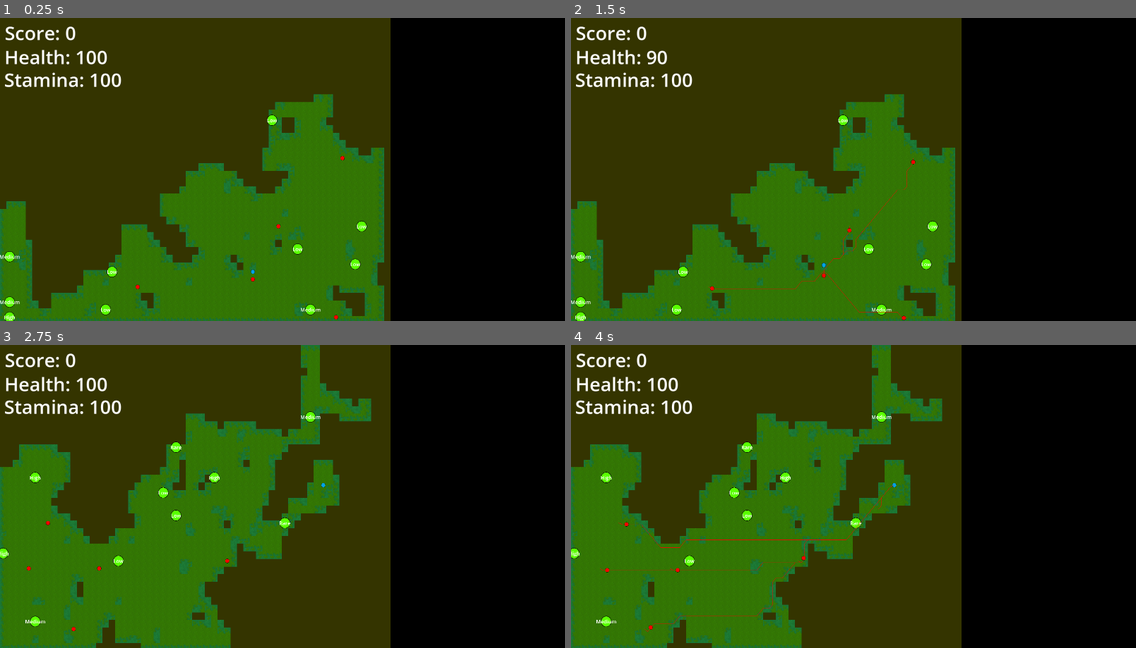
Above: before the commit, frames 1-4 (two rows, left to right).
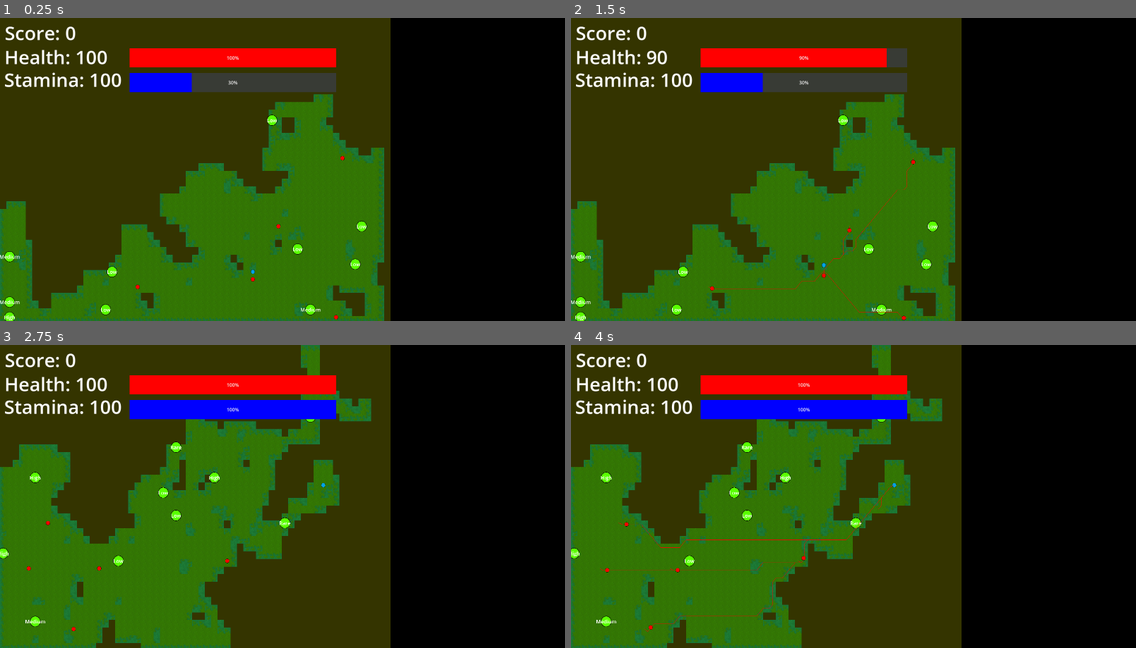
Above: after the commit, the same moments.

Repository: jameshi16/neuro-game-jam
Game: Godot game, scene res://main.tscn
The game is run twice, just before and just after one commit, with the same random seed, the same clock (stepped at 60 frames per second) and the same inputs.
Inputs:
- Up to frame 1 (0.25 s): no input
- Up to frame 2 (1.5 s): tap Enter at 0.5 s; hold D (move_right) 0.53-1.28 s; hold Shift (sprint) 0.53-1.28 s; hold S (move_down) from 1.28 s (still down); tap Shift (sprint) at 1.35 s
- Up to frame 3 (2.75 s): tap R (restart_level) at 2 s; release S (move_down) at 2.03 s; hold D (move_right) from 2.03 s (still down); hold Shift (sprint) from 2.03 s (still down)
- Up to frame 4 (4 s): tap R (restart_level) at 2.75 s; release D (move_right) at 2.78 s; release Shift (sprint) at 2.78 s; hold W (move_up) 2.78-3.53 s; tap Shift (sprint) at 2.85 s; hold A (move_left) from 3.53 s (still down); hold Shift (sprint) from 3.53 s (still down)

The runs differ from the first frame. In frame 1, 4.6% of the frame differs, in the area x 22-60%, y 10-25%; in frame 2, 4.6%; in frame 3, 4.7%; in frame 4, 4.7%.

Commit message:
Actual bars

Diff:
--- a/hud.gd
+++ b/hud.gd
@@ -13,12 +13,16 @@
 
 # TODO: Actually, I can probably use setters for these. Leaving a TODO here surely means I will address it clueless
 
+
 func update_score(score: int):
 	$Score.text = "Score: %d" % score
 
 
 func update_health(health: int):
 	$Health.text = "Health: %d" % health
+	$HealthBar.value = health
+
 
 func update_stamina(stamina: int):
 	$Stamina.text = "Stamina: %d" % stamina
+	$StaminaBar.value = stamina
--- a/hud.tscn
+++ b/hud.tscn
@@ -1,6 +1,18 @@
-[gd_scene load_steps=2 format=3 uid="uid://b4d41mh235v"]
+[gd_scene load_steps=6 format=3 uid="uid://b4d41mh235v"]
 
 [ext_resource type="Script" path="res://hud.gd" id="1_syl3g"]
+
+[sub_resource type="StyleBoxFlat" id="StyleBoxFlat_00dh3"]
+bg_color = Color(0.223529, 0.235294, 0.239216, 0.870588)
+
+[sub_resource type="StyleBoxFlat" id="StyleBoxFlat_n8a0i"]
+bg_color = Color(1, 0, 0, 1)
+
+[sub_resource type="StyleBoxFlat" id="StyleBoxFlat_y4mqp"]
+bg_color = Color(0.223529, 0.235294, 0.239216, 0.870588)
+
+[sub_resource type="StyleBoxFlat" id="StyleBoxFlat_cavqe"]
+bg_color = Color(0, 0, 1, 1)
 
 [node name="HUD" type="CanvasLayer"]
 script = ExtResource("1_syl3g")
@@ -30,3 +42,21 @@
 size_flags_horizontal = 0
 theme_override_font_sizes/normal_font_size = 64
 text = "Stamina: 100"
+
+[node name="HealthBar" type="ProgressBar" parent="."]
+offset_left = 439.0
+offset_top = 103.0
+offset_right = 1139.0
+offset_bottom = 168.0
+theme_override_styles/background = SubResource("StyleBoxFlat_00dh3")
+theme_override_styles/fill = SubResource("StyleBoxFlat_n8a0i")
+value = 15.0
+
+[node name="StaminaBar" type="ProgressBar" parent="."]
+offset_left = 439.0
+offset_top = 187.0
+offset_right = 1139.0
+offset_bottom = 252.0
+theme_override_styles/background = SubResource("StyleBoxFlat_y4mqp")
+theme_override_styles/fill = SubResource("StyleBoxFlat_cavqe")
+value = 30.0
